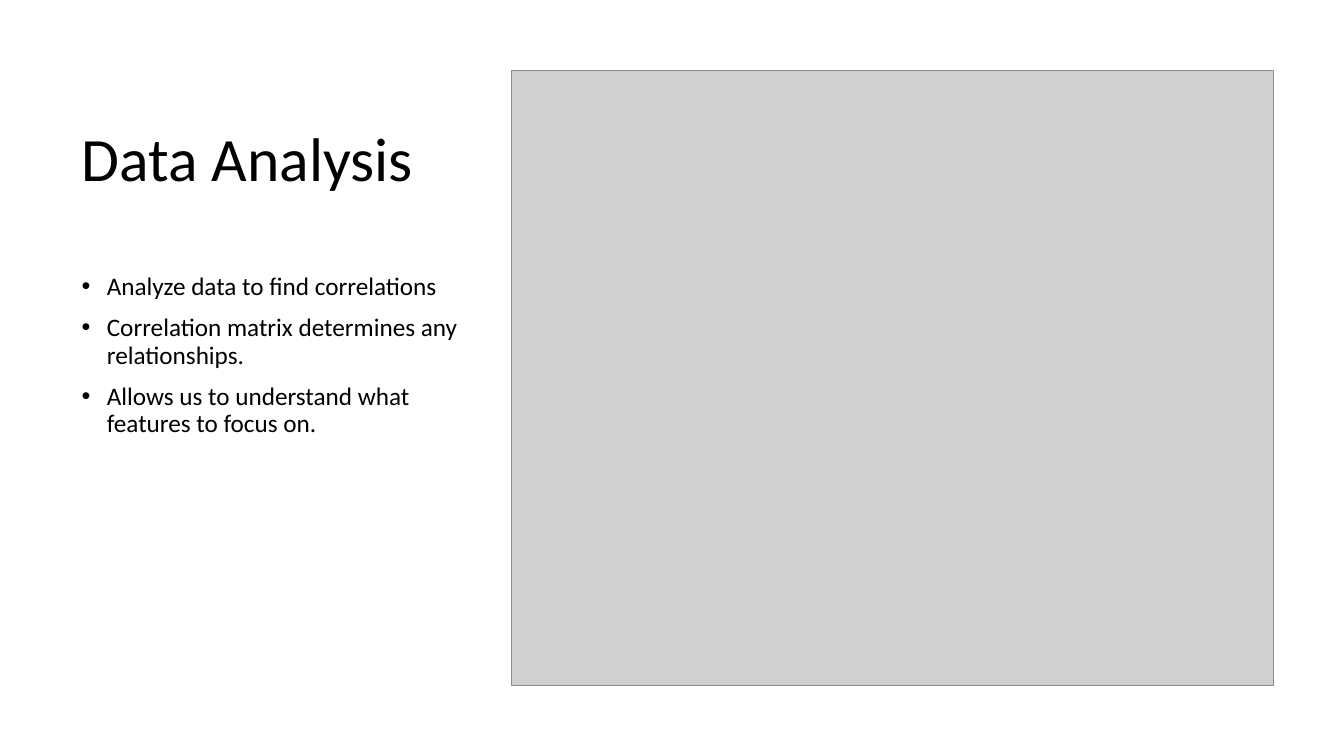
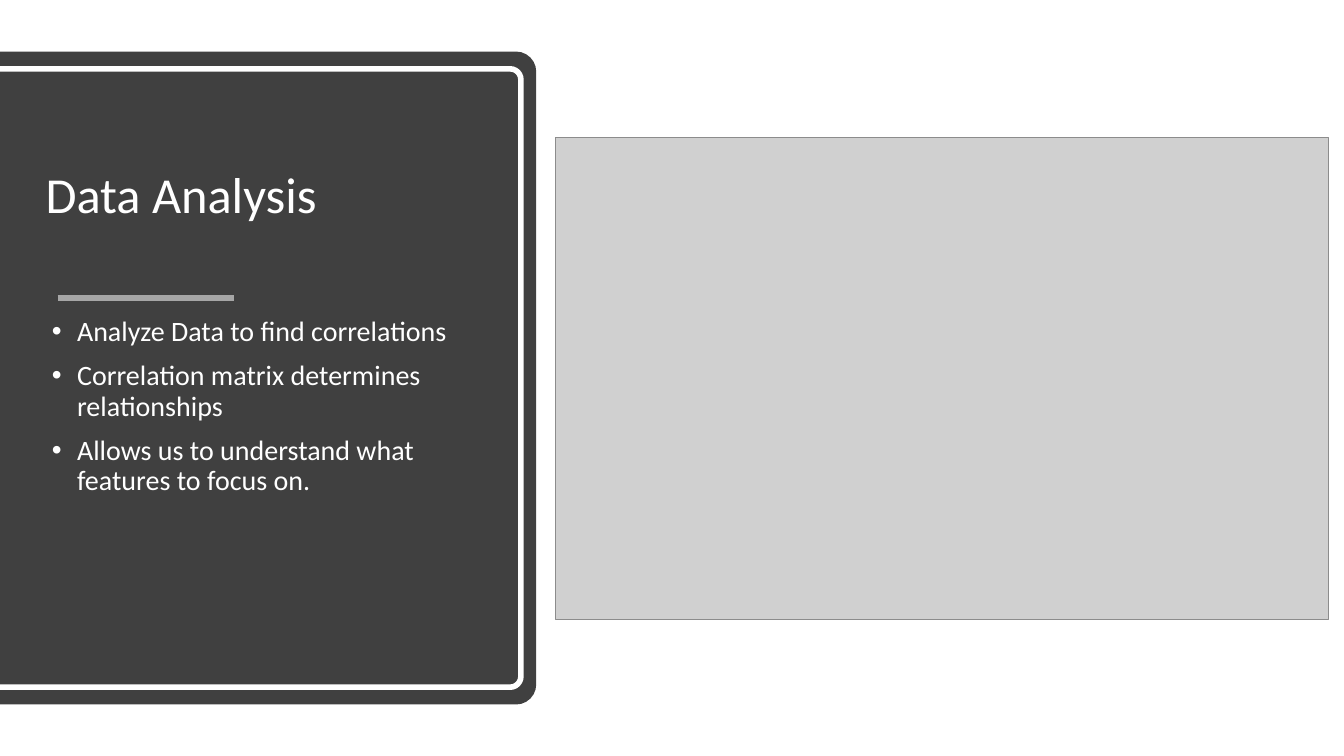
Before and after one commit to suong4554/Data-Mining-PolyU, a slide deck: slide 3 of Presentation.pptx. Drawn at 1344x756 pixels with LibreOffice and Linux fonts; fonts in the diff are those of the drawing; grey boxes stand for pictures. Boxes give left, top, right and bottom in pixels: in the first picture for what was removed or moved away, otherwise in the second. Text is boxed around its words. In the diff, an @@ line names an element or a change of style, - is before the commit and + after.

```diff
--- a/Presentation.pptx
+++ b/Presentation.pptx
@@ round same rect added at (0,51,536,705), fill #404040 @@
@@ round same rect added at (0,69,521,687), outline #FFFFFF 4 pt @@
@@ title "Data Analysis": place and size @@
-title "Data Analysis" at (82,138,413,191)
+title "Data Analysis" at (46,178,317,221)
@@ title "Data Analysis" at (46,178,317,221): size 44 to 36 pt, text colour #000000 to #FFFFFF @@
@@ picture: place and size @@
-picture at (511,71,1273,686)
+picture at (556,138,1329,620)
@@ line added from (57, 298) to (234, 298), #A6A6A6 4 pt @@
@@ text "Analyze Data to find correlations": place and size @@
-text "Analyze Data to find correlations" at (107,277,457,433)
+text "Analyze Data to find correlations" at (77,321,446,490)
@@ text at (77,321,446,421): text changed; size 18 to 20 pt; text colour #000000 to #FFFFFF @@
-• Analyze data to find correlations
-• Correlation matrix determines any relationships.
+• Analyze Data to find correlations
+• Correlation matrix determines relationships
@@ text at (77,440,413,490): size 18 to 20 pt, text colour #000000 to #FFFFFF in "Allows us to understand what features to ..."; indent changed @@
```
Also in this commit, not shown: 4 other slides changed, 15 slides added, 4 slides removed.
